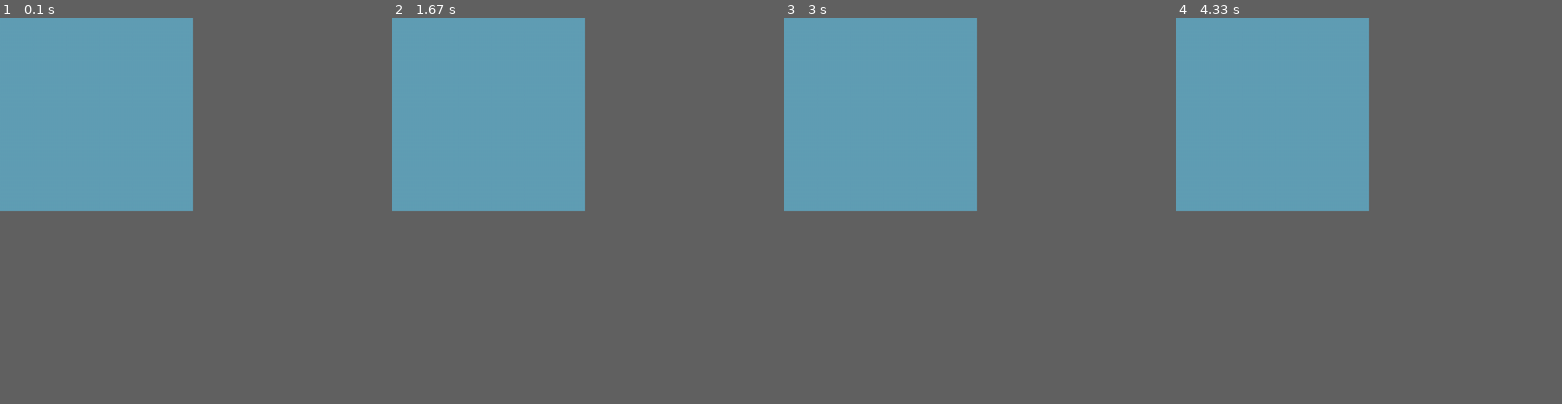
Above: before the commit, frames 1-4 (left to right).
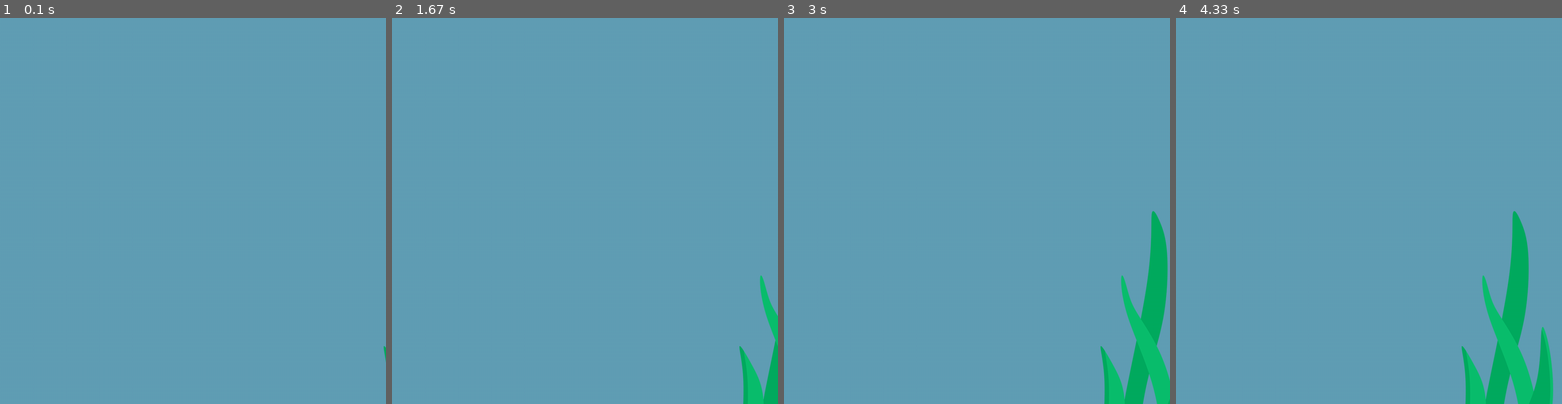
Above: after the commit, the same moments.

Repository: tedgey/babyflappysharky_pygame
Game: pygame game, started from flappybabysharky.py
The game is run twice, just before and just after one commit, with the same random seed, the same clock (stepped at 60 frames per second) and the same inputs.
Inputs:
- Up to frame 1 (0.1 s): no input
- Up to frame 2 (1.67 s): no input
- Up to frame 3 (3 s): no input
- Up to frame 4 (4.33 s): no input
The window is 450x450 before the commit and 900x900 after it. Grey fills any space a smaller window leaves; there, only what the larger window draws over its background counts as a difference.

The runs differ from the first frame. In frame 1, less than 0.1% of the frame differs, in the area x 99-100%, y 85-90%; in frame 2, 1.2%; in frame 3, 3.8%; in frame 4, 4.4%, in the area x 74-98%, y 50-100%.

Commit message:
updated seaweed files in main

Diff:
--- a/flappybabysharky.py
+++ b/flappybabysharky.py
@@ -1,14 +1,22 @@
 import pygame
+from seaweed import SeaWeed
 
 def main():
-    width = 500
-    height = 500
+    width = 1000
+    height = 1000
     blue_color = (97, 159, 182)
 
     pygame.init()
     screen = pygame.display.set_mode((width, height))
     pygame.display.set_caption('My Game')
     clock = pygame.time.Clock()
+
+    # Adding image files
+    seaweed_image = pygame.image.load('images/seaweed.png').convert_alpha()
+
+    # Adding flappybabyshark and seaweed characters:
+
+    seaweed = SeaWeed(seaweed_image, 1000, 500, 1)
 
     # Game initialization
 
@@ -23,11 +31,13 @@
 
 
         # Game logic
+        seaweed.update_position(width, height)
 
         # Draw background
         screen.fill(blue_color)
 
         # Game display
+        seaweed.display(screen)
 
         pygame.display.update()
         clock.tick(60)
--- /dev/null
+++ b/seaweed.py
@@ -0,0 +1,16 @@
+import pygame
+
+class SeaWeed:
+    def __init__(self, image, x,y, speed):
+        self.image = image
+        self.x = x
+        self.y = y
+        self.speed = speed
+
+    def display(self, screen):
+        screen.blit(self.image, (self.x, self.y))
+
+    def update_position(self, width, height):
+        self.x -= self.speed
+        if self.x > width:
+            self.x = 0
Binary file added: images/seaweed.png
Not shown, changed: .DS_Store
